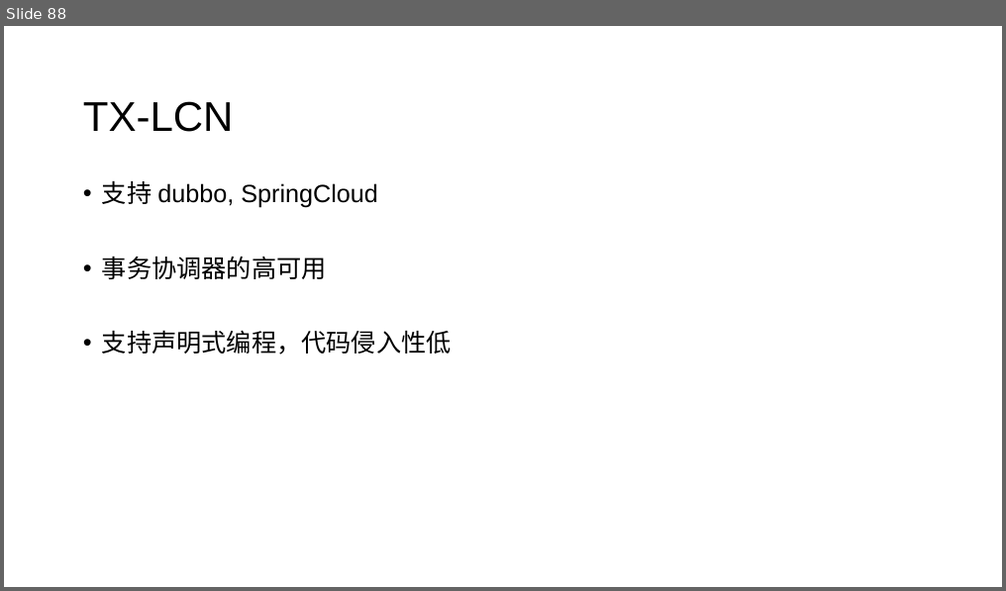
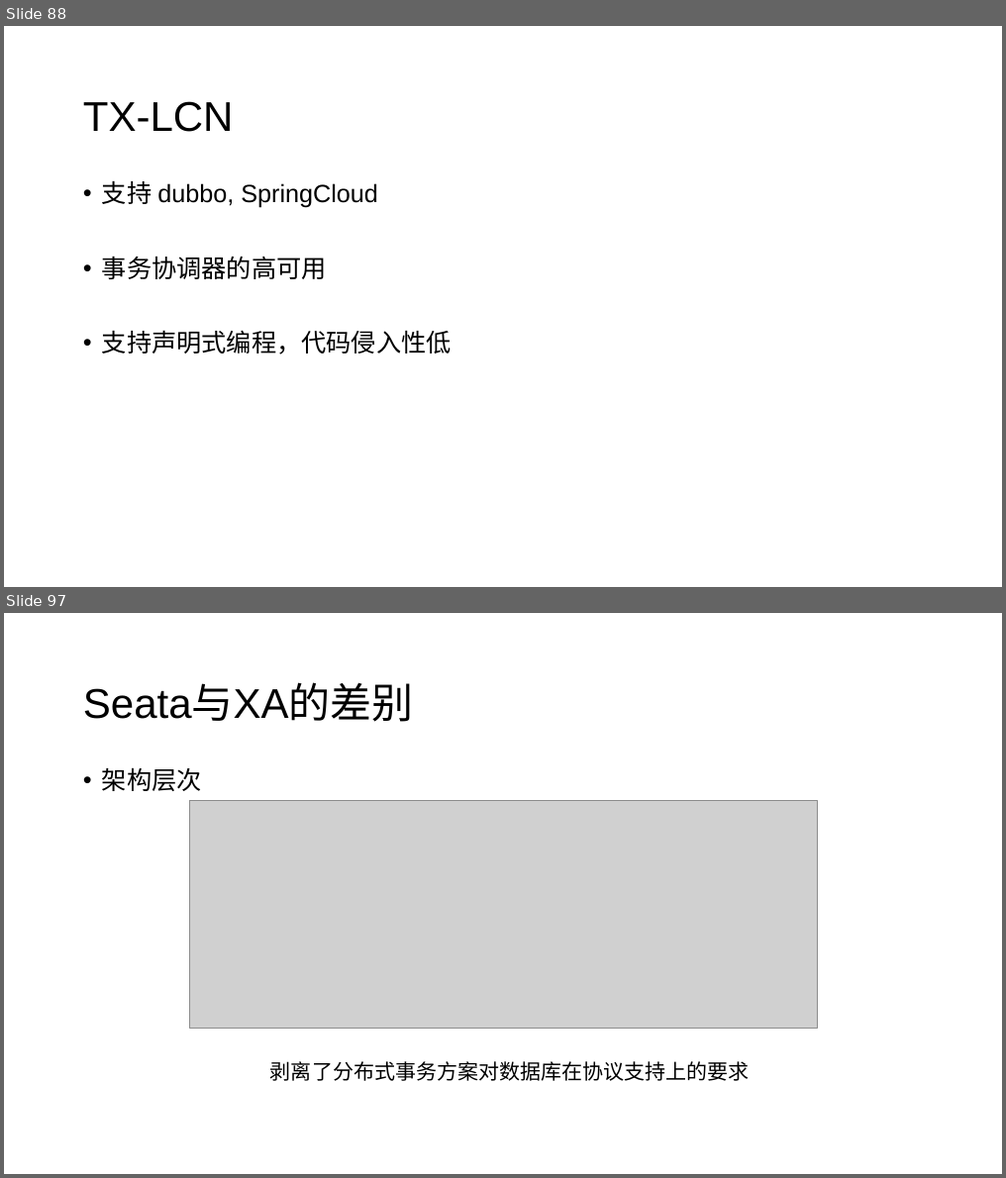
Before and after one commit to jungle0127/springcloudstudy, a slide deck: docs/distributedsystemtransaction.pptx. Shown one above the other, each under a label of ours: slide 88 before the commit, slides 88 and 97 after it; the slides between them are not shown. The pictures are 1006x591 and 1006x1178 pixels, drawn with LibreOffice and Linux fonts; fonts in the diff are those of the drawing; grey boxes stand for pictures. Boxes give left, top, right and bottom in pixels: in the first picture for what was removed or moved away, otherwise in the second. Text is boxed around its words. In the diff, an @@ line names an element or a change of style, - is before the commit and + after.

```diff
--- a/docs/distributedsystemtransaction.pptx
+++ b/docs/distributedsystemtransaction.pptx
@@ slide 97 added at (x1=4, y1=613, x2=1002, y2=1174), background #FFFFFF @@
@@ title added at (x1=83, y1=684, x2=414, y2=722), 40 pt, text #000000 @@
+Seata与XA的差别
@@ text added at (x1=102, y1=767, x2=749, y2=1081), 20 pt, text #000000 @@
+• 架构层次
+  剥离了分布式事务方案对数据库在协议支持上的要求
@@ picture added at (x1=189, y1=801, x2=817, y2=1029) @@
```
Also in this commit, not shown: 3 slides changed, 15 other slides added, 1 slide removed.
